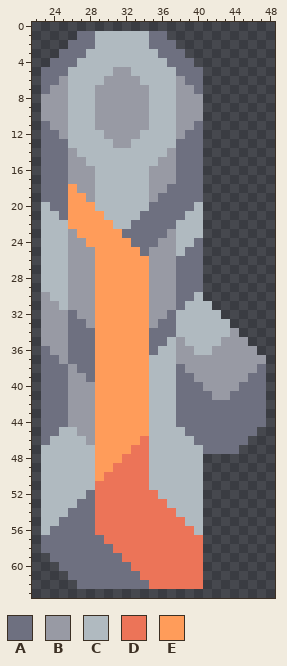
File history of a pixel-art sprite, sprites/units/weapons/lepidoptera-launcher.png. The first picture shows the starting point.
The file is 64x64 pixels. Shown: x 22..48, y 0..63.
Palette (. is transparent): A #6e7080  B #989aa4  C #b0bac0  D #ec7458  E #ff9c5a
Pixels before, first column x 23:
 1 ....AACCCCCCAA...........
 2 ...AAACCCCCCAAA..........
 3 ..AAACCCCCCCCAAA.........
 4 .AAACCCCCCCCCCAAA........
 5 AAACCCCCBBCCCCCAAA.......
 6 AABCCCCBBBBCCCCBAA.......
 7 ABBCCCBBBBBBCCCBBA.......
 8 BBBCCCBBBBBBCCCBBB.......
 9 BBBCCCBBBBBBCCCBBB.......
10 BBBCCCBBBBBBCCCBBB.......
11 ABBCCCBBBBBBCCCBBA.......
12 AABCCCCBBBBCCCCBAA.......
13 AAACCCCCBBCCCCCAAA.......
14 AAABCCCCCCCCCCBAAA.......
15 AAABBCCCCCCCCBBAAA.......
16 AAABBBCCCCCCBBBAAA.......
17 AAABBBCCCCCCBBBAAA.......
18 AAAEBBCCCCCCBBAAAA.......
19 AAAEEBCCCCCCBAAAAA.......
20 CAAEEECCCCCCAAAAAC.......
21 CCAEEEECCCCAAAAACC.......
22 CCCEEEEECCAAAAACCC.......
23 CCCBEEEEEAAAAABCCC.......
24 CCCBBEEEEEAAABBCCA.......
25 CCCBBBEEEEEABBBCAA.......
26 CCCBBBEEEEEEBBBAAA.......
27 CCCBBBEEEEEEBBBAAA.......
28 CCCBBBEEEEEEBBBAAA.......
29 CCCBBBEEEEEEBBBAAA.......
30 BCCBBBEEEEEEBBBAAC.......
31 BBCBBBEEEEEEBBBACCC......
32 BBBABBEEEEEEBBACCCCC.....
33 BBBAABEEEEEEBAACCCCCC....
34 BBBAAAEEEEEEAAACCCCCCB...
35 BBBAAAEEEEEEAACBCCCCBBB..
36 ABBAAAEEEEEEACCBBCCBBBBB.
37 AABAAAEEEEEECCCBBBBBBBBBB
38 AAABAAEEEEEECCCABBBBBBBBA
39 AAABBAEEEEEECCCAABBBBBBAA
40 AAABBBEEEEEECCCAAABBBBAAA
41 AAABBBEEEEEECCCAAAABBAAAA
42 AAABBBEEEEEECCCAAAAAAAAAA
43 AAABBBEEEEEECCCAAAAAAAAAA
44 AAABBBEEEEEECCCAAAAAAAAAA
45 AACCBBEEEEEECCCCAAAAAAAA.
46 ACCCCBEEEEEDCCCCCAAAAAA..
47 CCCCCCEEEEDDCCCCCCAAAA...
48 CCCCCCEEEDDDCCCCCC.......
49 CCCCCCEEDDDDCCCCCC.......
50 CCCCCCEDDDDDCCCCCC.......
51 CCCCCCDDDDDDCCCCCC.......
52 CCCCCADDDDDDDCCCCC.......
53 CCCCAADDDDDDDDCCCC.......
54 CCCAAADDDDDDDDDCCC.......
55 CCAAAADDDDDDDDDDCC.......
56 CAAAAADDDDDDDDDDDC.......
57 AAAAAAADDDDDDDDDDD.......
58 AAAAAAAADDDDDDDDDD.......
59 .AAAAAAAADDDDDDDDD.......
60 ..AAAAAAAADDDDDDDD.......
61 ...AAAAAAAADDDDDDD.......
62 ....AAAAAAAADDDDDD.......
The same view after the edit:
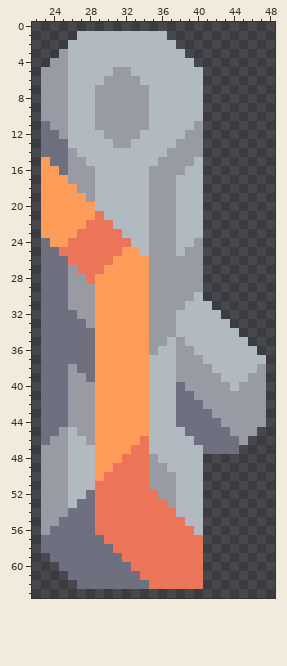
From old to new:
Changed rows in their new state; - is an unchanged pixel.
first column x 23:
 1 ----CC------CC-----------
 2 ---CCC------CCC----------
 3 --BCC--------CCC---------
 4 -BBC----------CCC--------
 5 BBB------------CCC-------
 6 BB-------------CCC-------
 7 B--------------CCC-------
 8 ---------------CCC-------
 9 ---------------CCC-------
10 ---------------CCC-------
11 ---------------CCB-------
12 ---------------CBB-------
13 ---------------BBB-------
14 ---------------BBB-------
15 E--------------BBC-------
16 EE-------------BCC-------
17 EEE------------CCC-------
18 EEE-----------BCCC-------
19 EEE----------BBCCC-------
20 EEE---------BBBCC--------
21 EEE---D----CBBBC---------
22 EEE--DDD--CCBBB----------
23 EEEEDDDDDCCCBB-----------
24 AEEDDDDDDDCCB----B-------
25 AADDDDDDD--C----BB-------
26 AAADDDDD-------BBB-------
27 AAA-DDD--------BBB-------
28 AAA--D---------BBB-------
29 AAA------------BBB-------
30 AAA------------BB--------
31 AAA------------B---------
32 AAA-----------B----------
33 AAA----------BB----------
34 AAA---------BBB------C---
35 AAA---------BB------CCC--
36 -AA---------B------CCCCC-
37 --A---------------CCCCCCC
38 ---------------B---CCCCCB
39 ---------------BB---CCCBB
40 ----------------BB---CBBB
41 -----------------BB--BBBB
42 ------------------BBBBBBB
43 -------------------BBBBBB
44 --------------------BBBBB
45 --B------------------BBB-
46 -BB-------------------B--
47 BBB----------------------
48 BBB---------B------------
49 BBB---------BB-----------
50 BBB---------BBB----------
51 BBB---------BBB----------
52 BBB----------BB----------
53 BBB-----------B----------
54 BBB----------------------
55 BB-----------------------
56 B------------------------
Where, in picture pixels (left, top, right, bottom), the same in both pictures:
changed: (41, 31, 266, 535)
